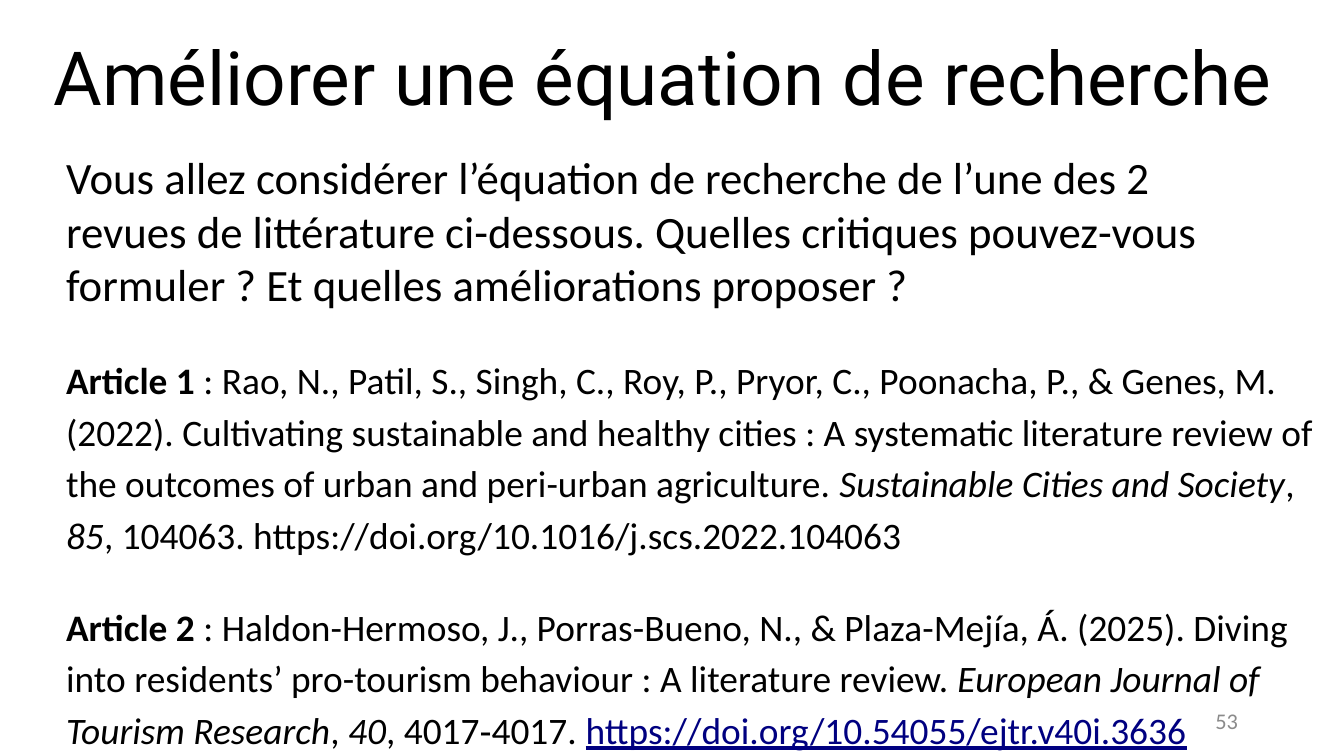
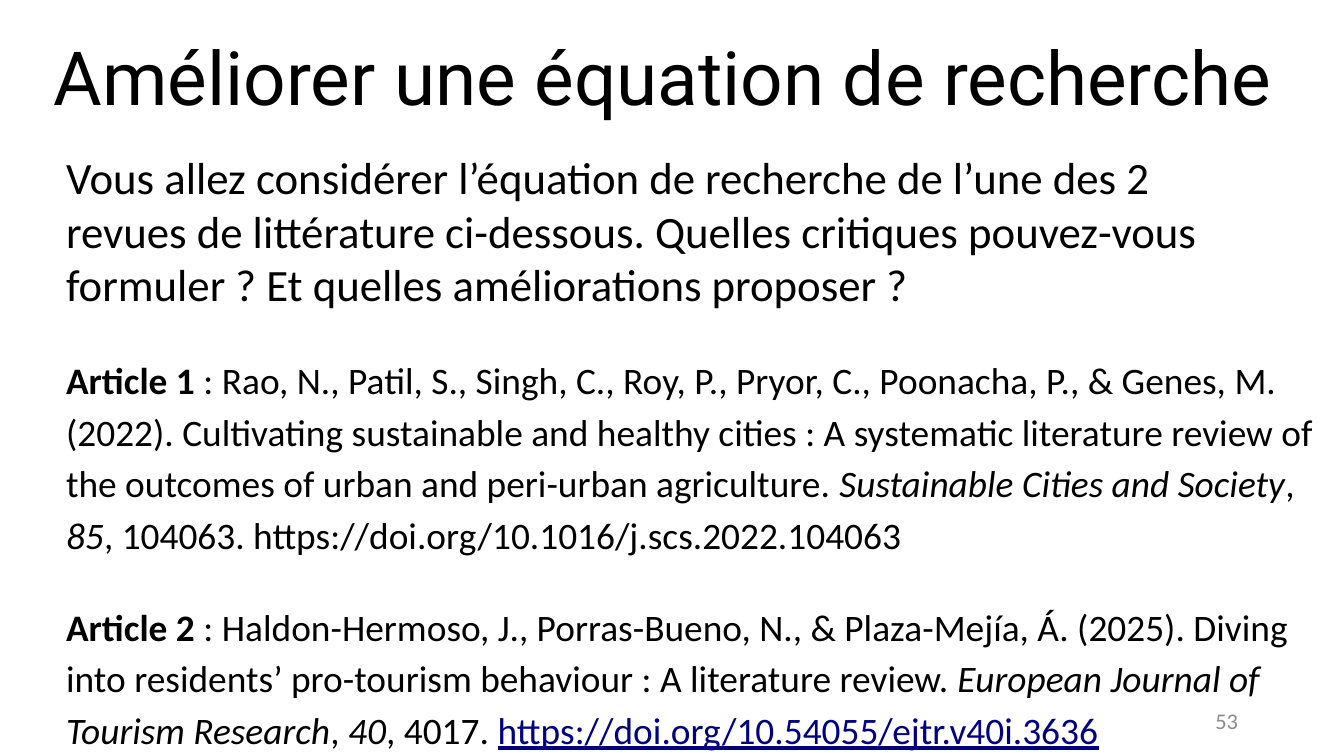
Before and after one commit to fflamerie/intro_revlit, a slide deck: slide 53 of docs/Intro_RevLit.odp. Drawn at 1344x756 pixels with LibreOffice and Linux fonts; fonts in the diff are those of the drawing. Boxes give left, top, right and bottom in pixels: in the first picture for what was removed or moved away, otherwise in the second. Text is boxed around its words. In the diff, an @@ line names an element or a change of style, - is before the commit and + after.

```diff
--- a/docs/Intro_RevLit.odp
+++ b/docs/Intro_RevLit.odp
@@ text at (66,610,1287,751): text changed @@
-Article 2 : Haldon-Hermoso, J., Porras-Bueno, N., & Plaza-Mejía, Á. (2025). Diving into residents’ pro-tourism behaviour : A literature review. European Journal of Tourism Research, 40, 4017‑4017. https://doi.org/10.54055/ejtr.v40i.3636
+Article 2 : Haldon-Hermoso, J., Porras-Bueno, N., & Plaza-Mejía, Á. (2025). Diving into residents’ pro-tourism behaviour : A literature review. European Journal of Tourism Research, 40, 4017. https://doi.org/10.54055/ejtr.v40i.3636
```
Also in this commit, not shown: 1 other slide changed, 5 other files.
